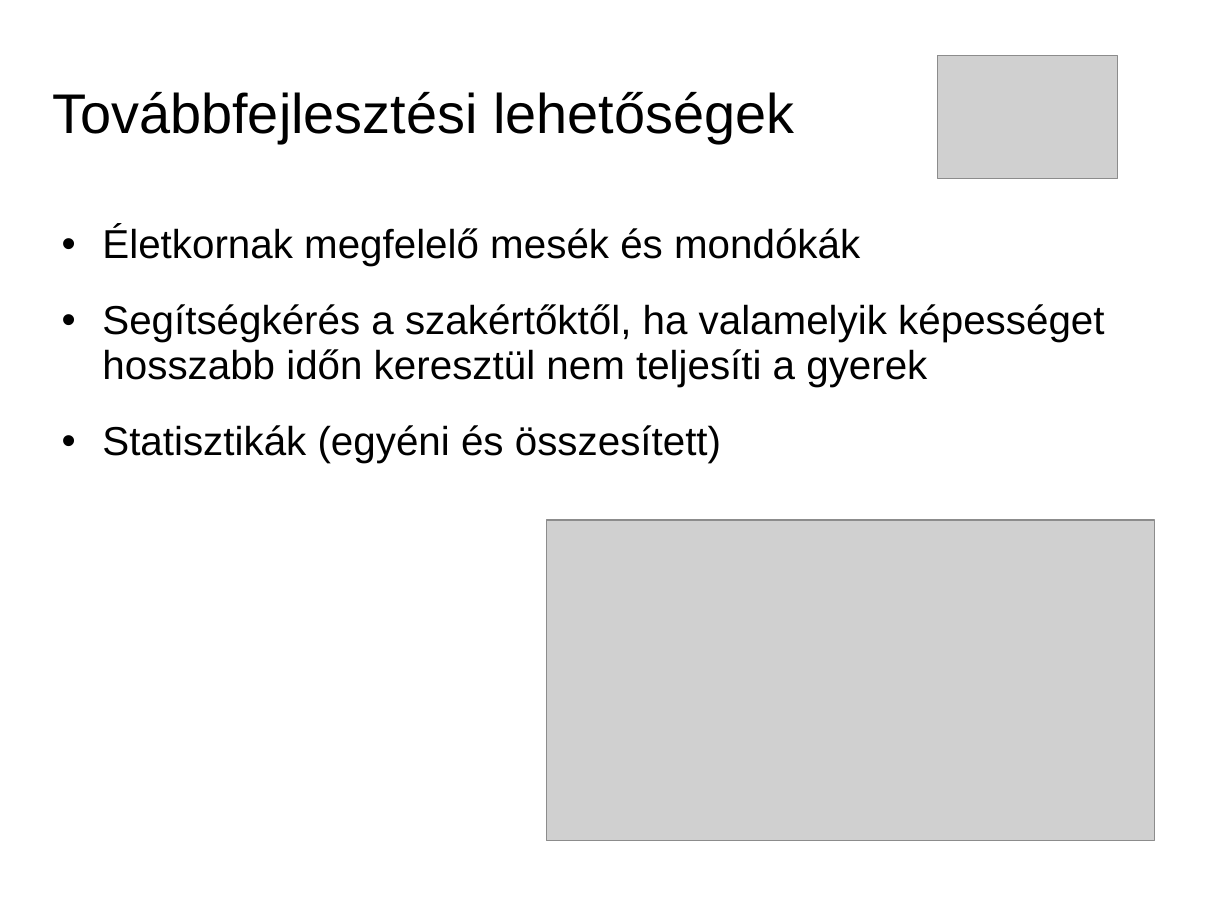
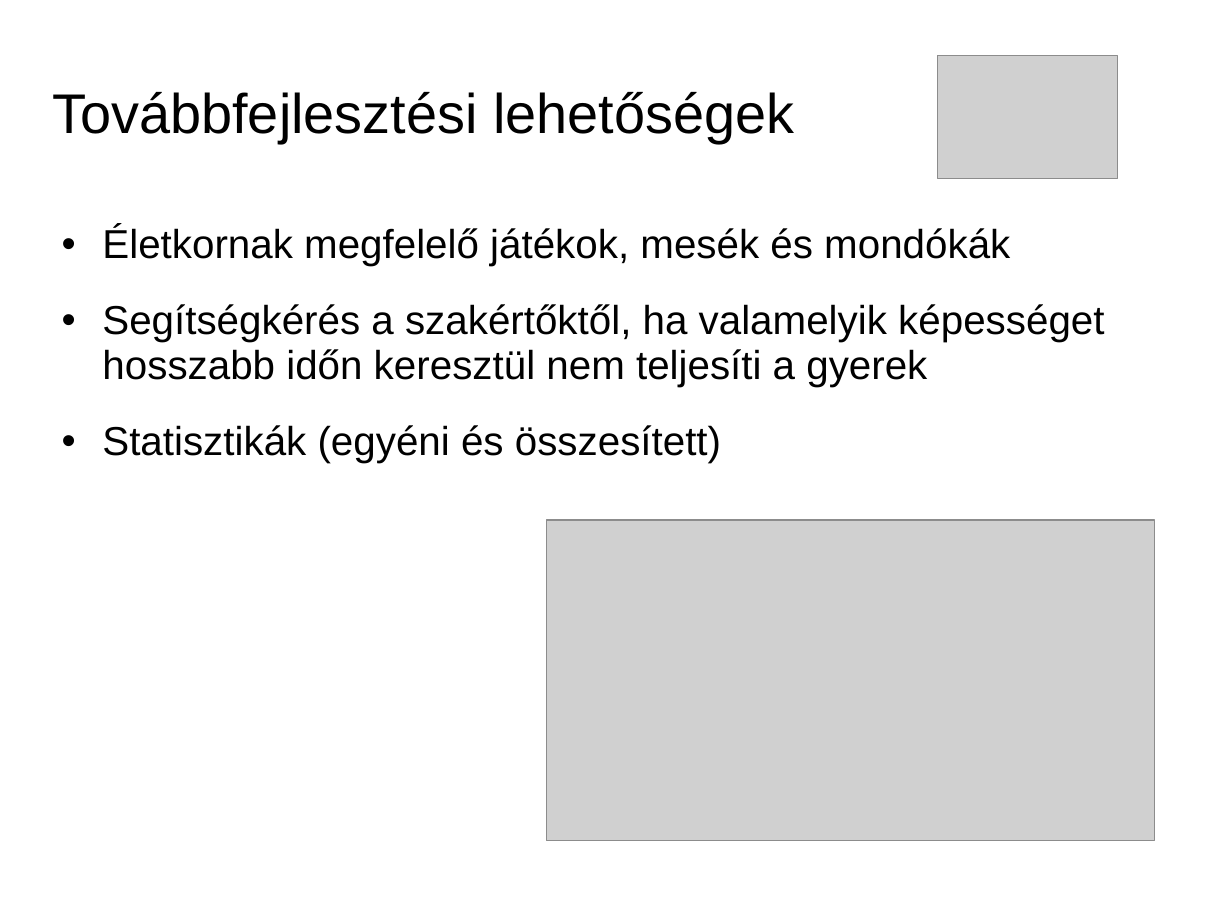
Before and after one commit to necrology27/babybook, a slide deck: slide 9 of prezentation/1. LeadingSoft_projekt.ppt (slide 8 before the commit). Drawn at 1232x924 pixels with LibreOffice and Linux fonts; fonts in the diff are those of the drawing; grey boxes stand for pictures; background and template pictures are left out. Boxes give left, top, right and bottom in pixels: in the first picture for what was removed or moved away, otherwise in the second. Text is boxed around its words. In the diff, an @@ line names an element or a change of style, - is before the commit and + after.

```diff
--- a/prezentation/1. LeadingSoft_projekt.ppt
+++ b/prezentation/1. LeadingSoft_projekt.ppt
@@ text at bbox=[102, 226, 1010, 266]: text changed @@
-• Életkornak megfelelő mesék és mondókák
+• Életkornak megfelelő játékok, mesék és mondókák
```
Also in this commit, not shown: 2 other slides changed, 1 slide added, 6 other files.
